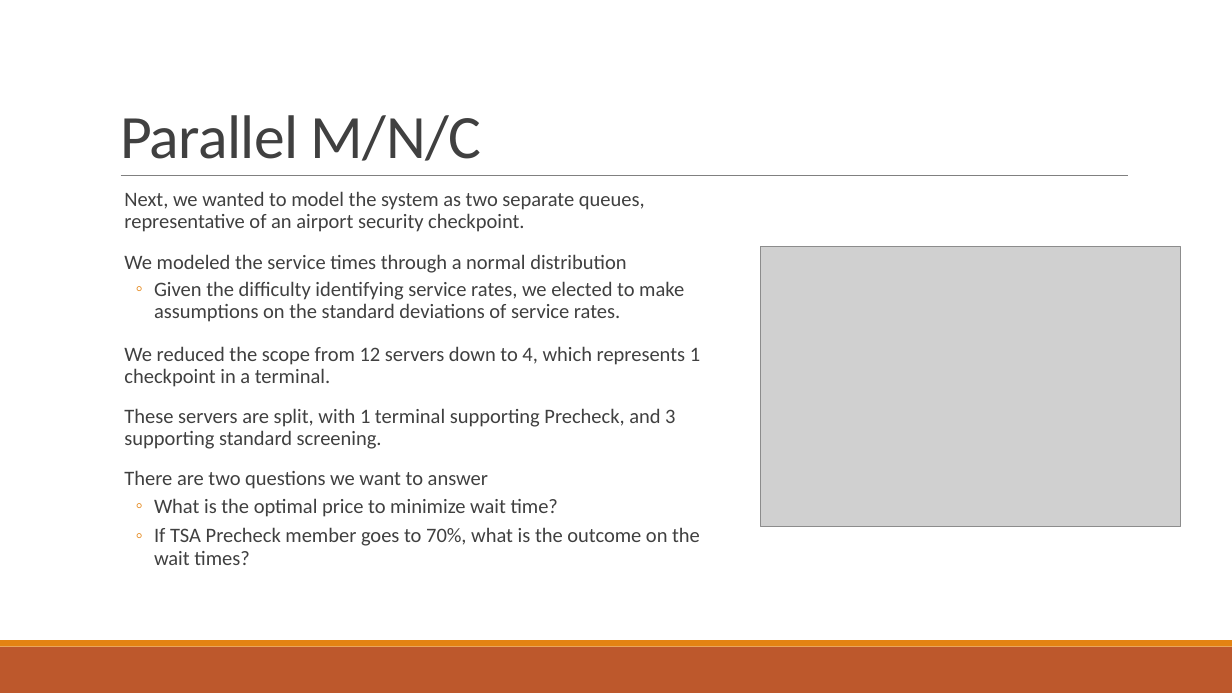
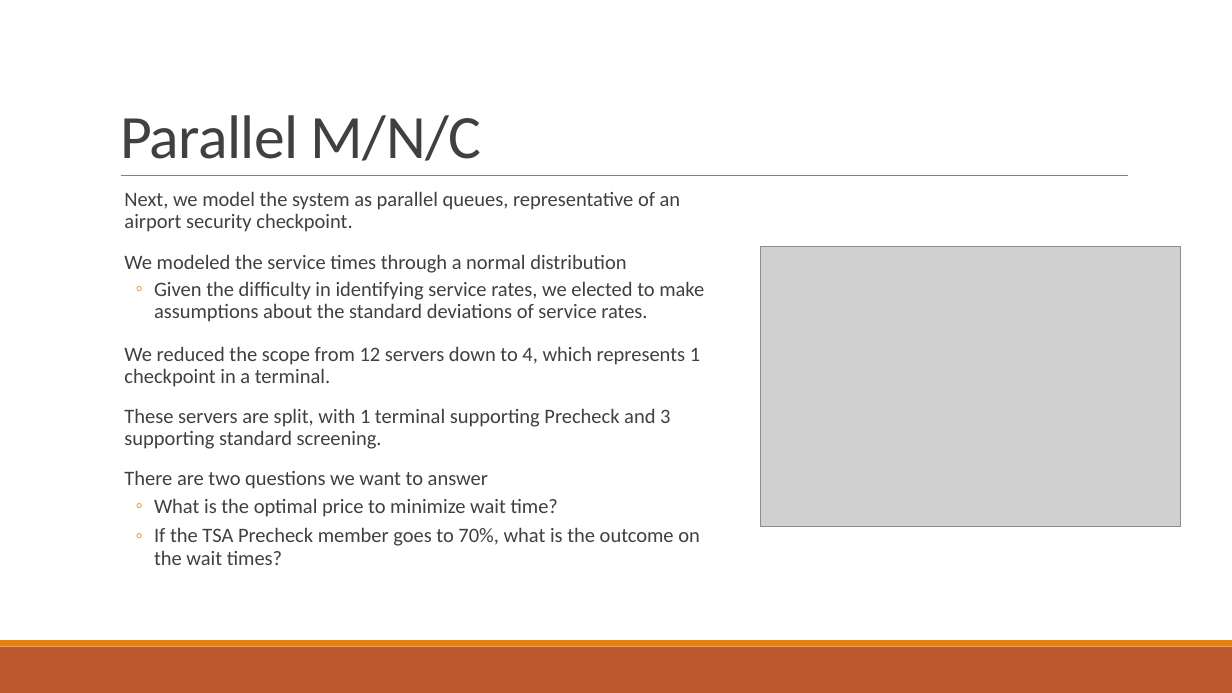
Before and after one commit to kayleeisokay/AM115_HW, a slide deck: slide 10 of Group Project 2/Analysis of Airport Security With Queuing Theory.pptx. Drawn at 1232x693 pixels with LibreOffice and Linux fonts; fonts in the diff are those of the drawing; grey boxes stand for pictures. Boxes give left, top, right and bottom in pixels: in the first picture for what was removed or moved away, otherwise in the second. Text is boxed around its words. In the diff, an @@ line names an element or a change of style, - is before the commit and + after.

Commit message:
Add files via upload
fixed typos

```diff
--- a/Group Project 2/Analysis of Airport Security With Queuing Theory.pptx
+++ b/Group Project 2/Analysis of Airport Security With Queuing Theory.pptx
@@ text at (124, 191, 681, 232): text changed @@
-  Next, we wanted to model the system as two separate queues, representative of an airport security checkpoint.
+  Next, we model the system as parallel queues, representative of an airport security checkpoint.
@@ text at (154, 281, 704, 322): text changed @@
-  ◦ Given the difficulty identifying service rates, we elected to make assumptions on the standard deviations of service rates.
+  ◦ Given the difficulty in identifying service rates, we elected to make assumptions about the standard deviations of service rates.
@@ text at (124, 408, 670, 449): text changed @@
-  These servers are split, with 1 terminal supporting Precheck, and 3 supporting standard screening.
+  These servers are split, with 1 terminal supporting Precheck and 3 supporting standard screening.
@@ text at (154, 527, 700, 565): text changed @@
-  ◦ If TSA Precheck member goes to 70%, what is the outcome on the wait times?
+  ◦ If the TSA Precheck member goes to 70%, what is the outcome on the wait times?
```
Also in this commit, not shown: 10 other slides changed.
